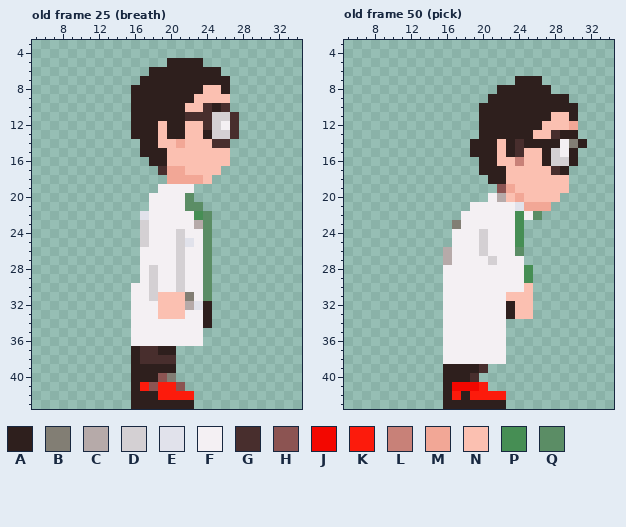
Edited in one commit: pixel-art file (dev/gfx/player/player.aseprite). This is how it looked before the edit.
41x44 pixels, 98 frames. Colours within 5 levels of each other are drawn and written as one. Shown: old frame 25 (breath): x 5..34, y 3..43; old frame 50 (pick): x 5..34, y 3..43. The commit also changed other frames, which this record leaves out.
Palette (. is transparent): A #2e1f1d  B #827e74  C #b6aaa9  D #d4d0d3  E #e1e2eb  F #f4f0f3  G #482e2d  H #8c5452  J #f30700  K #fc1b0c  L #c88178  M #f2a796  N #fbc0b1  P #468e54  Q #5b8d65
Pixels before, old frame 25 (breath), first column x 16:
 5 ....AAAA....
 6 ..AAAAAAAA..
 7 .AAAAAAAAAA.
 8 AAAAAAAANNA.
 9 AAAAAAANNNN.
10 AAAAAANNGAG.
11 AAAAAAGGGDDG
12 AAANAANNGDFG
13 AAANAANNADDG
14 .AANNMNNNGG.
15 .AAANNNNNNN.
16 ..AANNNNNNN.
17 ...GMMNNNN..
18 ....MMMMN...
19 ...FFFF.....
20 ..FFFFQ.....
21 ..FFFFQQ....
22 .EFFFFFPQ...
23 .DFFFFFCQ...
24 .DFFFDFFQ...
25 .DFFFDEFQ...
26 .FFFFDFFQ...
27 .FFFFDFFQ...
28 .FDFFDFFQ...
29 .FDFFDFFQ...
30 FFDFFDFFQ...
31 FFDNNNBFQ...
32 FFFNNNCEA...
33 FFFNNNFFA...
34 FFFFFFFFA...
35 FFFFFFFF....
36 FFFFFFFF....
37 AGGAA.......
38 AGGGG.......
39 AAAAA.......
40 AAAHB.......
41 AKHKKH......
42 AAAKKKK.....
43 AAAAAAA.....
Pixels before, old frame 50 (pick), first column x 16:
 7 ........AAA.....
 8 ......AAAAAA....
 9 .....AAAAAAAAA..
10 ....AAAAAAAAAAA.
11 ....AAAAAAAANNA.
12 ....AAAAAAANNNM.
13 ....AAAAAANNGAA.
14 ...AAANAGAAAAFBA
15 ...AAANAGNNADFA.
16 ....AANNLNNADDA.
17 ....AAANNNNNGA..
18 .....AANNNNNNN..
19 ......HMNNNNNN..
20 .....FCNMNNNN...
21 ...FFFFFEMMM....
22 ..FFFFFFPFQ.....
23 .BFFFFFFP.......
24 .FFFDFFFP.......
25 .FFFDFFFP.......
26 CFFFDFFFQ.......
27 CFFFFDFFF.......
28 FFFFFFFFFP......
29 FFFFFFFFFP......
30 FFFFFFFFFN......
31 FFFFFFFNNN......
32 FFFFFFFANN......
33 FFFFFFFANN......
34 FFFFFFF.........
35 FFFFFFF.........
36 FFFFFFF.........
37 FFFFFFF.........
38 FFFFFFF.........
39 AAAAG...........
40 AAAG............
41 AJJJK...........
42 AKAKKKK.........
43 AAAAAAA.........
New version:
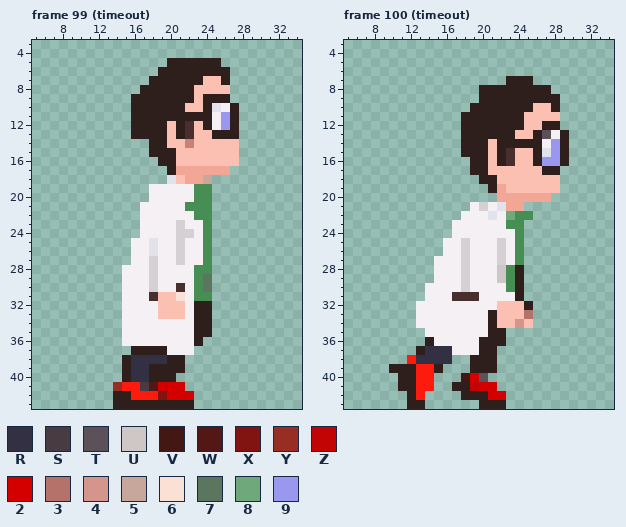
Colours new in this view: R #333043  S #483b41  T #5c5159  U #cfc6c6  V #431814  W #531815  X #811411  Y #982d24  Z #c20404  2 #d40000  3 #b4726a  4 #d4958c  5 #c7a69b  6 #fbe0d6  7 #5a765f  8 #6fa87b  9 #9997ee
A new or re-ordered frame is compared with the old frame closest to it.
The exact change:
frames 98 -> 106
Changed rows in their new state; - is an unchanged pixel.
Frame 99 (timeout) is new; against old frame 25 (breath):
first column x 14:
 5 ----------AA--
 6 ----.-------A-
 7 ---.------NN--
 8 --.------N--N-
 9 ----------AAA-
10 ----------AEFA
11 --------AAAF9A
12 -----AN-G-AF9A
13 -----AN-G-NAAA
14 ---.-A-NL--NNN
15 ---.--A------N
16 ----.-A------N
17 -----.A-MMMMM-
18 ------EN--5---
19 ----F----PP---
20 --------FPP---
21 ---F----PPP---
22 ---F------P---
23 ---F---D-FP---
24 ---F----D-P---
25 --FFE---F-P---
26 --F-E-----P---
27 --F-D-----P---
28 -FF----F-PP---
29 -FF----F-P7---
30 -F-----G-P7---
31 -F--G--6FPP---
32 -F------FA----
33 -F-------A----
34 -F-------A----
35 -F-------AA---
36 -F-------A----
37 ---AA-FFF-----
38 -ARRRRAA------
39 -ARR---A------
40 -ARR-AA-------
41 YKKSW222------
42 AAKKKX222-----
43 AA------------
Frame 100 (timeout) is new; against old frame 50 (pick):
first column x 10:
 7 -------------A--.-----
 8 ----------AA----------
 9 ----------A--------.--
10 ---------A------NN-..-
11 --------AA-----NNN-..-
12 --------AA-----NNAA..-
13 --------AA----NNATF-.-
14 --------A--NA-A--F9A..
15 --------A--NAGN-AE9A.-
16 ---------A-NAGN-A99A.-
17 ---------A-NN----AA.--
18 ----------A-N------.--
19 -----------AMN-----.--
20 -----------.MM-MMM.---
21 ----------D-EMM...----
22 -----------E-8-P.-----
23 -------F-----P--------
24 ----------F-----------
25 ------F-D-F-D---------
26 ------F-D-F-D-P-------
27 -----FF-D--FD-P-------
28 -----F--D---UPA.------
29 -----F--D---UPA.------
30 ----FF--D----PA.------
31 ----FF-GGG---FA.------
32 ---FFF------NN-A------
33 ---FFF-----ANN-3------
34 ---FFF-----ANN4N------
35 ----FF-----AA---------
36 ----AF----AAA---------
37 ---ARRR---AA.---------
38 --KRRRR..AAA.---------
39 AAAKKA...-AA----------
40 -AAKK-..V2T-----------
41 -AAKK-.AAZ22----------
42 --AK--..-AA22---------
43 --AA--....------------
Changed places in both pictures, as pixel boxes (x1, y1, x2, y2):
changed: (113, 58, 239, 409)
changed: (389, 76, 587, 409)
